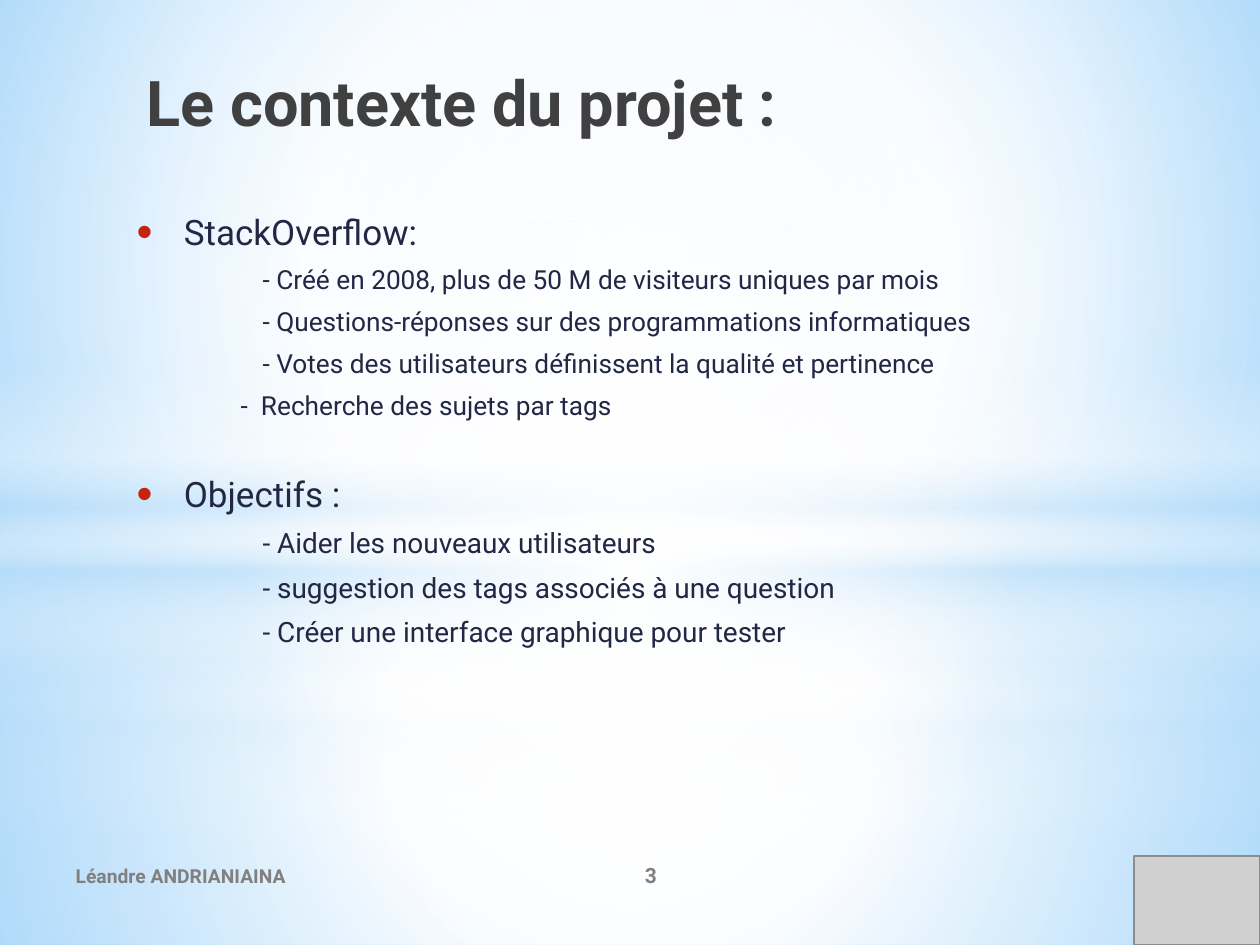
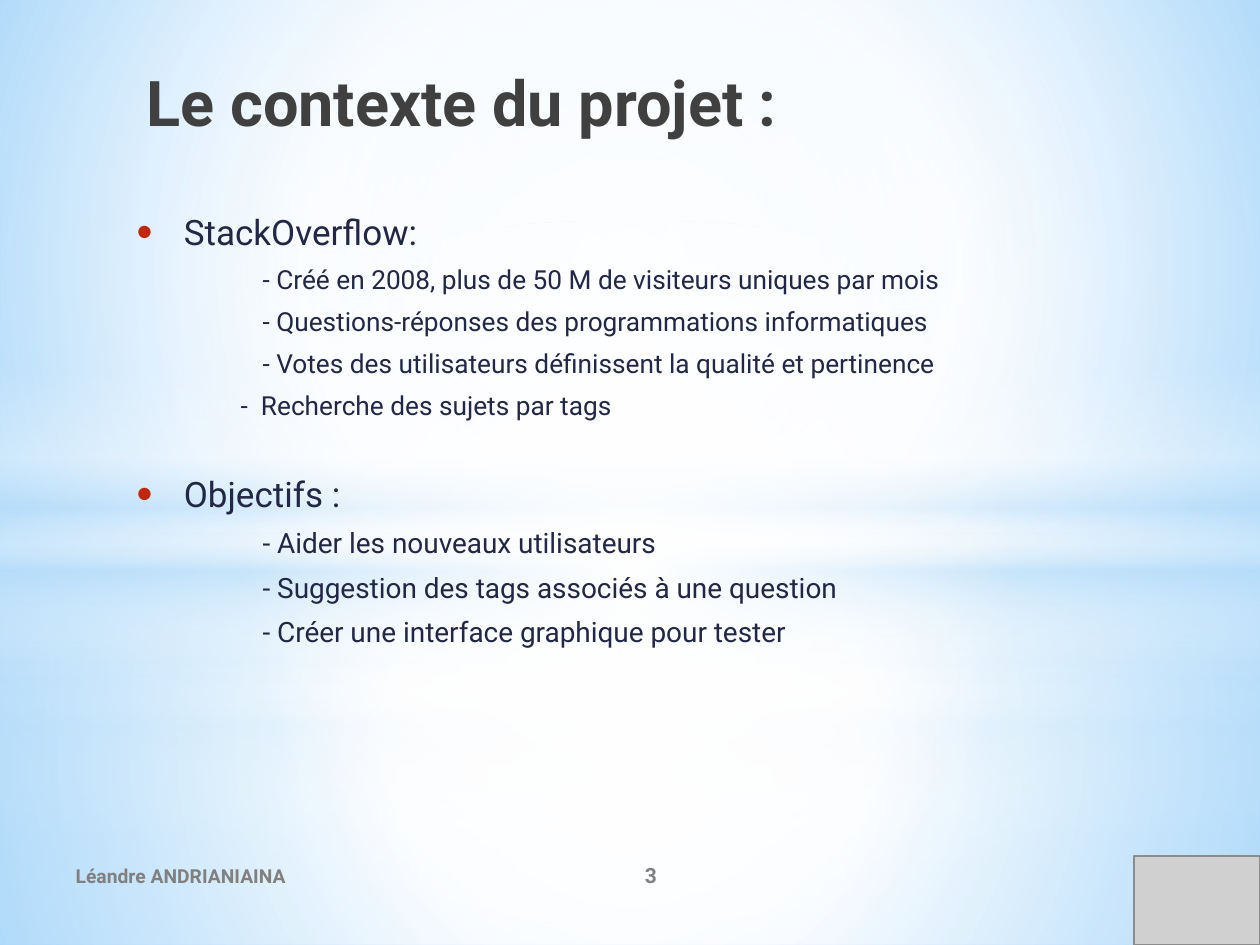
Before and after one commit to leandre12/suggestion-tag, a slide deck: slide 3 of documents/P5_Presentationprojet.pptx. Drawn at 1260x945 pixels with LibreOffice and Linux fonts; fonts in the diff are those of the drawing; grey boxes stand for pictures. Boxes give left, top, right and bottom in pixels: in the first picture for what was removed or moved away, otherwise in the second. Text is boxed around its words. In the diff, an @@ line names an element or a change of style, - is before the commit and + after.

```diff
--- a/documents/P5_Presentationprojet.pptx
+++ b/documents/P5_Presentationprojet.pptx
@@ text at box(276, 311, 928, 337): text changed @@
-- Questions-réponses sur des programmations informatiques
+- Questions-réponses des programmations informatiques
@@ text at box(277, 577, 837, 604): text changed @@
-- suggestion des tags associés à une question
+- Suggestion des tags associés à une question
```
Also in this commit, not shown: 7 other slides changed, 21 other files.
